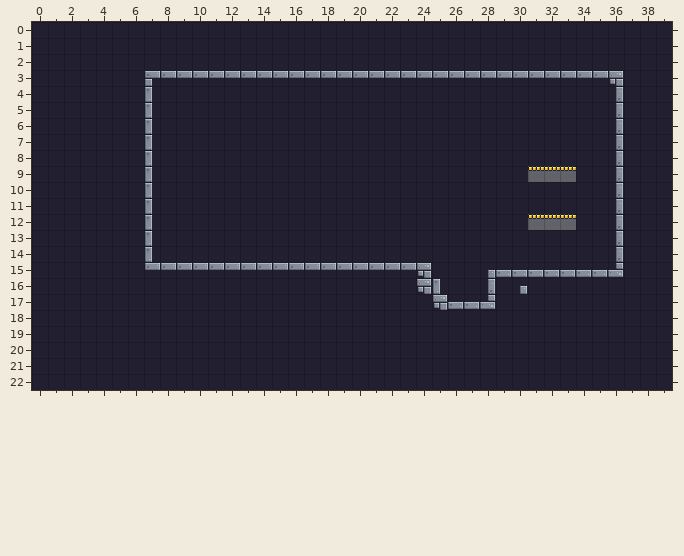
Tiled map: assets/tiles/Level-01.tmx. The picture above is the old version.
Cells are 16x16 px. Shown: x 0..39, y 0..22.
Now the later version:
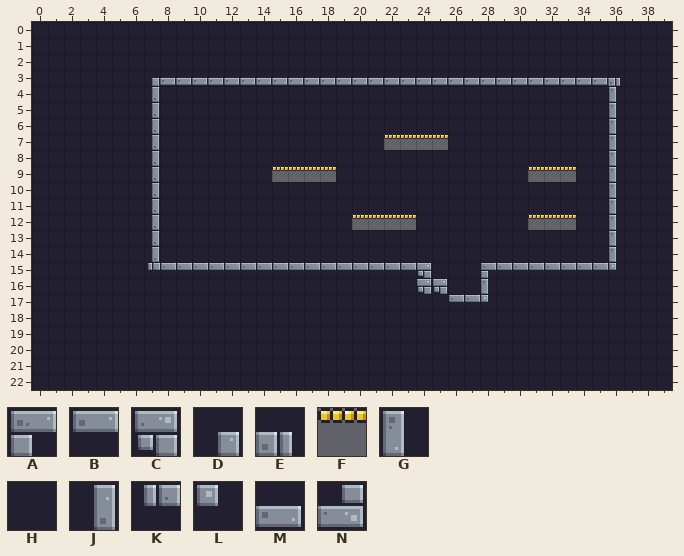
Key: from "Pixel Adventure": A 0, B 1, C 2, D 3, E 4, F 18, G 22, H 23, J 24, K 25, L 26, M 45, N 46.
_ is an empty cell.
Edits made:
Layer "Background":
Tile D gives way to tile A in row 15 at x 28.
Tile M gives way to tile B in row 15 at x 29 to 35; in row 17 at x 26 to 27.
Tile G gives way to tile C in row 16 at x 25.
Tile A gives way to tile D in row 3 at x 7.
Tile C gives way to tile E in row 3 at x 36.
Tile H gives way to tile F in row 7 at x 22 to 25; in row 9 at x 15 to 18; in row 12 at x 20 to 23.
Tile J gives way to tile G in rows 4 to 14 at x 36; in row 16 at x 28.
Tile C gives way to tile H in row 17 at x 25.
Tile D gives way to tile H in row 16 at x 30.
Tile G gives way to tile J in rows 4 to 14 at x 7.
Tile B gives way to tile K in row 15 at x 7.
Tile N gives way to tile L in row 15 at x 36; in row 17 at x 28.
Tile B gives way to tile M in row 3 at x 8 to 35.
Changed places in both pictures, as pixel boxes (x1, y1, x2, y2):
changed: (145, 71, 623, 310)
